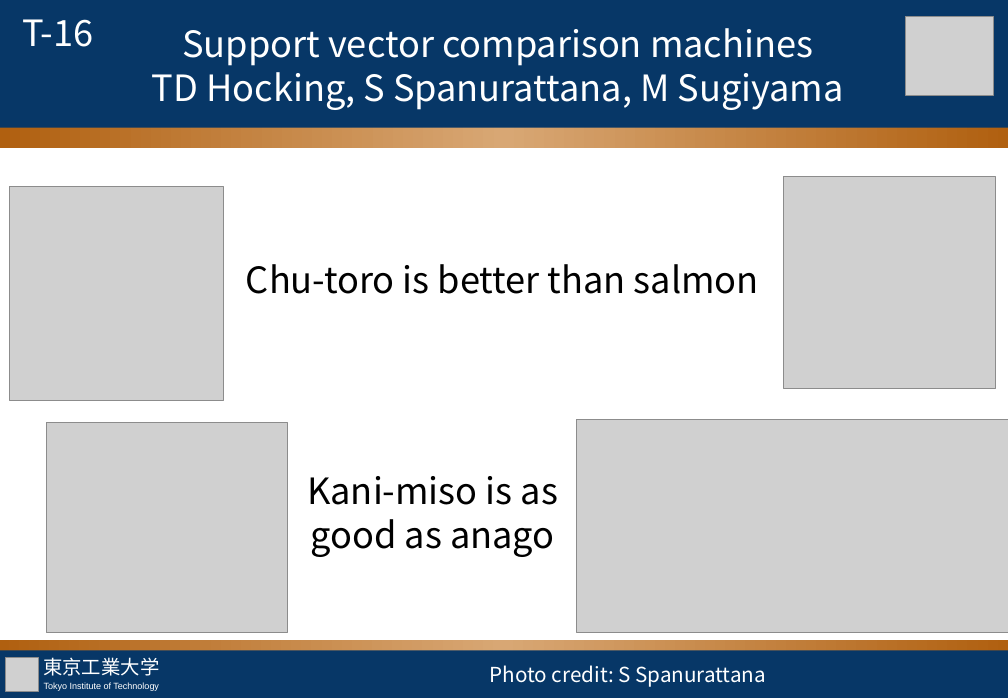
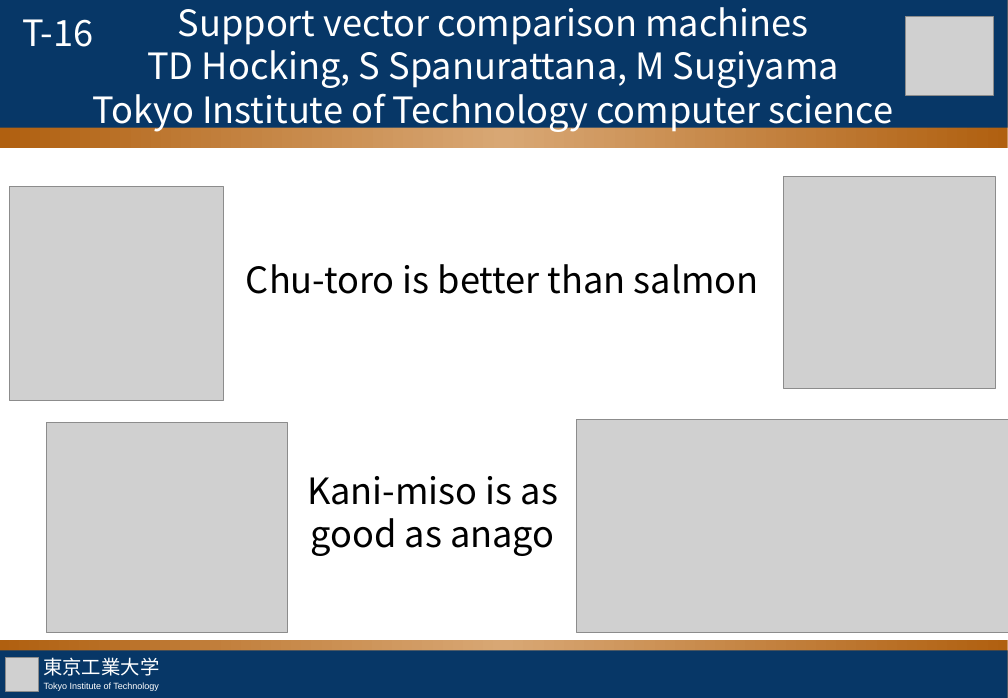
Before and after one commit to tdhock/compare-poster, a slide deck: slide 1 of HOCKING-SVMcompare-sushi-slide.pptx. Drawn at 1008x698 pixels with LibreOffice and Linux fonts; fonts in the diff are those of the drawing; grey boxes stand for pictures; background and template pictures are left out. Boxes give left, top, right and bottom in pixels: in the first picture for what was removed or moved away, otherwise in the second. Text is boxed around its words. In the diff, an @@ line names an element or a change of style, - is before the commit and + after.

Commit message:
sugiyama suggestions, reverse orientation of level curves

```diff
--- a/HOCKING-SVMcompare-sushi-slide.pptx
+++ b/HOCKING-SVMcompare-sushi-slide.pptx
@@ text "Support vector comparison machines": place and size @@
-text "Support vector comparison machines" at [152,28,844,110]
+text "Support vector comparison machines" at [93,7,894,132]
@@ text at [93,86,894,132]: paragraph added @@
+Tokyo Institute of Technology computer science
@@ text removed at [490,665,766,687] @@
-Photo credit: S Spanurattana
```
Also in this commit, not shown: 5 other files.
